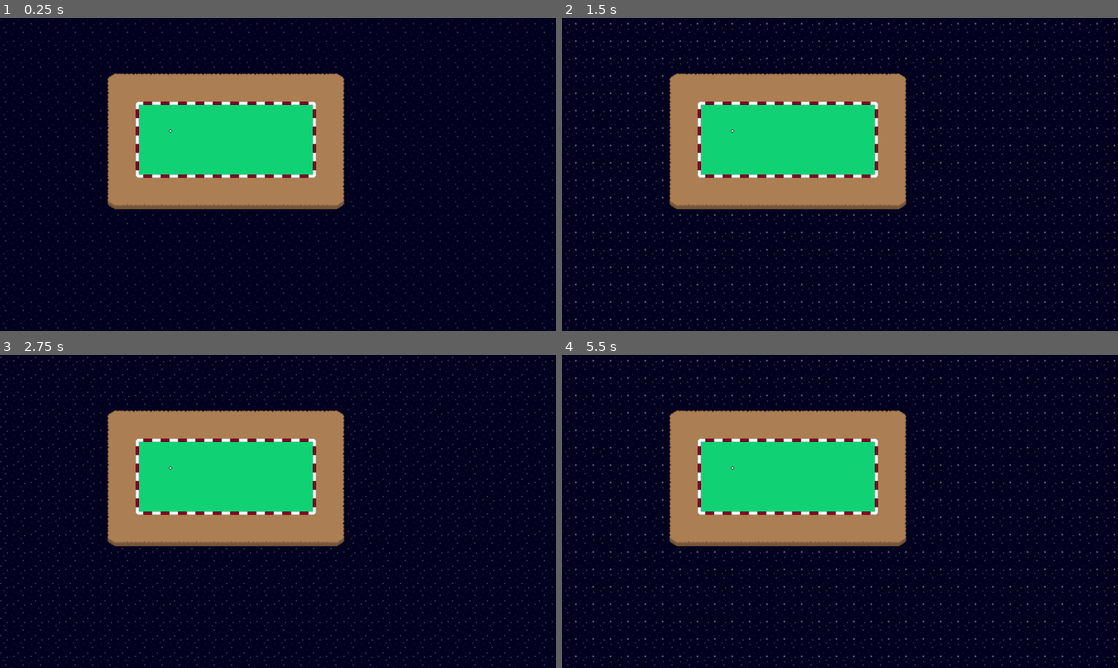
Above: before the commit, frames 1-4 (two rows, left to right).
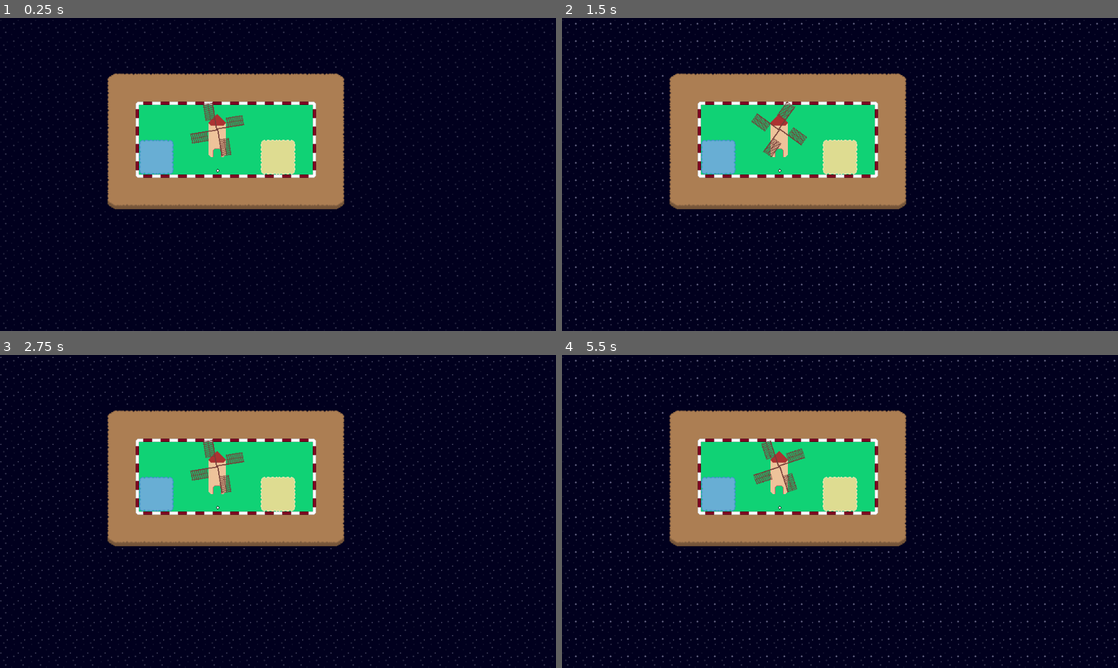
Above: after the commit, the same moments.

Repository: SleepingColossus/rustys-mini-golf
Game: Godot game, scene res://Maps/TestMap.tscn
The game is run twice, just before and just after one commit, with the same random seed, the same clock (stepped at 60 frames per second) and the same inputs. The project has no main scene, so this scene is started directly.
Inputs (mouse positions are in pixels of both pictures, inside the frame that each line leads up to):
- Up to frame 1 (0.25 s): no input
- Up to frame 2 (1.5 s): move the mouse to (962, 158) at 0.52 s; click (962, 158) at 0.67 s; move the mouse to (728, 190) at 1.27 s; click (728, 190) at 1.42 s
- Up to frame 3 (2.75 s): move the mouse to (333, 442) at 2.02 s; click (333, 442) at 2.17 s
- Up to frame 4 (5.5 s): move the mouse to (812, 574) at 2.77 s; click (812, 574) at 2.92 s; move the mouse to (1006, 558) at 3.52 s; click (1006, 558) at 3.67 s; move the mouse to (673, 464) at 4.27 s; click (673, 464) at 4.42 s; move the mouse to (867, 511) at 5.02 s; click (867, 511) at 5.17 s

The runs differ from the first frame. In frame 1, 2.0% of the frame differs, in the area x 25-54%, y 26-50%; in frame 2, 2.0%; in frame 3, 2.0%; in frame 4, 2.1%, in the area x 25-54%, y 27-50%.

Commit message:
Add more tiles to test map

Diff:
--- a/Src/Maps/TestMap.tscn
+++ b/Src/Maps/TestMap.tscn
@@ -1,9 +1,10 @@
-[gd_scene load_steps=5 format=3 uid="uid://dihen2r5nplxh"]
+[gd_scene load_steps=6 format=3 uid="uid://dihen2r5nplxh"]
 
 [ext_resource type="Script" path="res://Maps/Gameplay.gd" id="1_1wm66"]
 [ext_resource type="TileSet" uid="uid://bw6rlks3xkk14" path="res://Terrain/TileSet.tres" id="1_iv4n2"]
 [ext_resource type="TileSet" uid="uid://jxwklsycjhqh" path="res://Terrain/SpaceTileSet.tres" id="1_t20x1"]
 [ext_resource type="PackedScene" uid="uid://1kasrsh4cgmt" path="res://GameObjects/Ball/Ball.tscn" id="3_3pjj2"]
+[ext_resource type="PackedScene" uid="uid://ydayvh8rhvlc" path="res://GameObjects/WindmillBlade/WindmillBlades.tscn" id="5_e5pij"]
 
 [node name="TestMap" type="Node2D"]
 script = ExtResource("1_1wm66")
@@ -12,7 +13,7 @@
 z_index = -1
 tile_set = ExtResource("1_iv4n2")
 format = 2
-layer_0/tile_data = PackedInt32Array(196614, 0, 6, 196615, 6 …(1523 unchanged characters)… 00, 65536, 1, 458764, 65536, 1, 393228, 65536, 1, 327692, 65536, 1, 327693, 65536, 1, 39 …(339 unchanged characters)…
+layer_0/tile_data = PackedInt32Array(196614, 0, 6, 196615, 6 …(1523 unchanged characters)… 00, 65536, 1, 458764, 65536, 1, 393228, 0, 13, 327692, 65536, 1, 327693, 65536, 1, 39 …(339 unchanged characters)…
 layer_1/name = ""
 layer_1/enabled = true
 layer_1/modulate = Color(1, 1, 1, 1)
@@ -20,20 +21,20 @@
 layer_1/y_sort_origin = 0
 layer_1/z_index = 0
 layer_1/tile_data = PackedInt32Array()
-layer_2/name = ""
+layer_2/name = "Water"
 layer_2/enabled = true
 layer_2/modulate = Color(1, 1, 1, 1)
 layer_2/y_sort_enabled = false
 layer_2/y_sort_origin = 0
 layer_2/z_index = 0
-layer_2/tile_data = PackedInt32Array()
-layer_3/name = ""
+layer_2/tile_data = PackedInt32Array(458760, 196608, 6, 458761, 327680, 6, 524296, 196608, 8, 524297, 327680, 8)
+layer_3/name = "Sand"
 layer_3/enabled = true
 layer_3/modulate = Color(1, 1, 1, 1)
 layer_3/y_sort_enabled = false
 layer_3/y_sort_origin = 0
 layer_3/z_index = 0
-layer_3/tile_data = PackedInt32Array()
+layer_3/tile_data = PackedInt32Array(458767, 65536, 10, 458768, 196608, 10, 524303, 65536, 12, 524304, 196608, 12)
 
 [node name="Background" type="TileMap" parent="."]
 z_index = -1
@@ -43,4 +44,7 @@
 layer_0/tile_data = PackedInt32Array(0, 0, 0, 65536, 0, 0, 131072, 0, 0, 196608, 0, 0, 262144, 0, 0, 327680, 0, 0, 3932 …(7875 unchanged characters)…
 
 [node name="Ball" parent="." instance=ExtResource("3_3pjj2")]
-position = Vector2(314, 208)
+position = Vector2(401, 281)
+
+[node name="WindmillBlades" parent="." instance=ExtResource("5_e5pij")]
+position = Vector2(400, 205)
